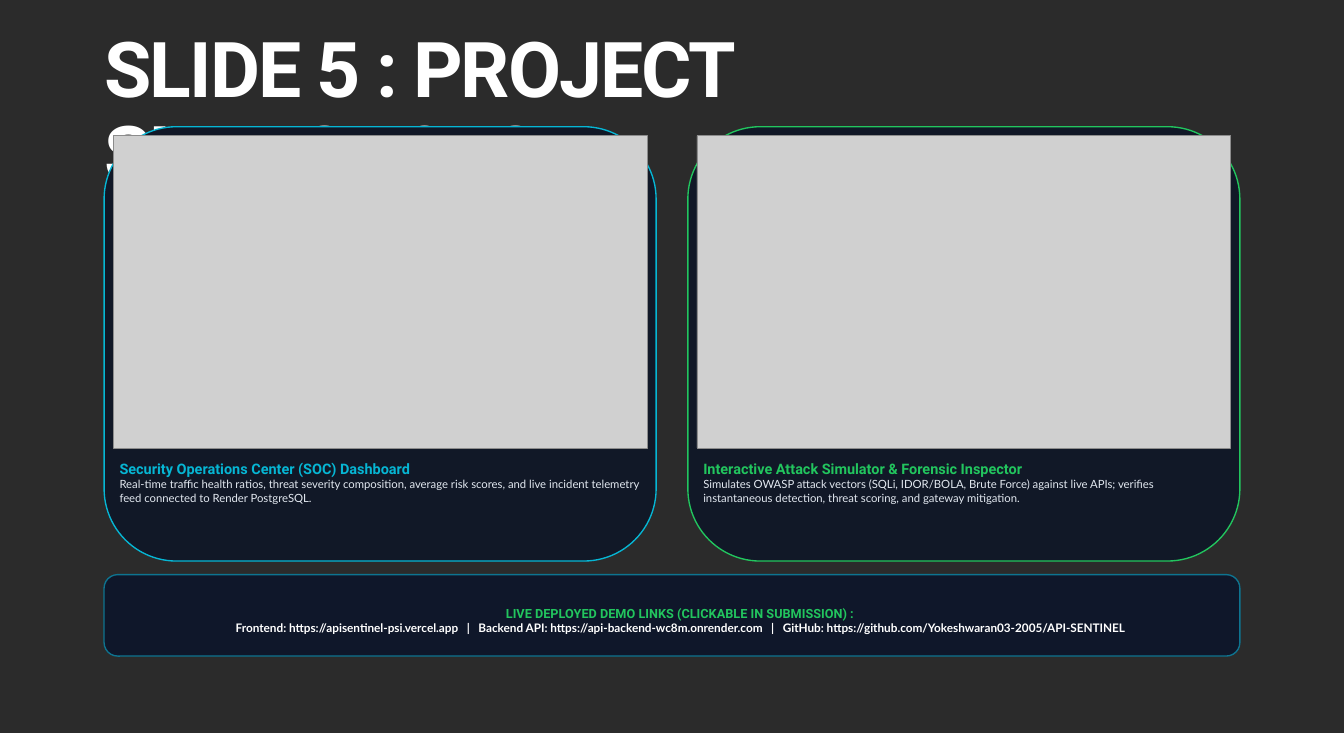
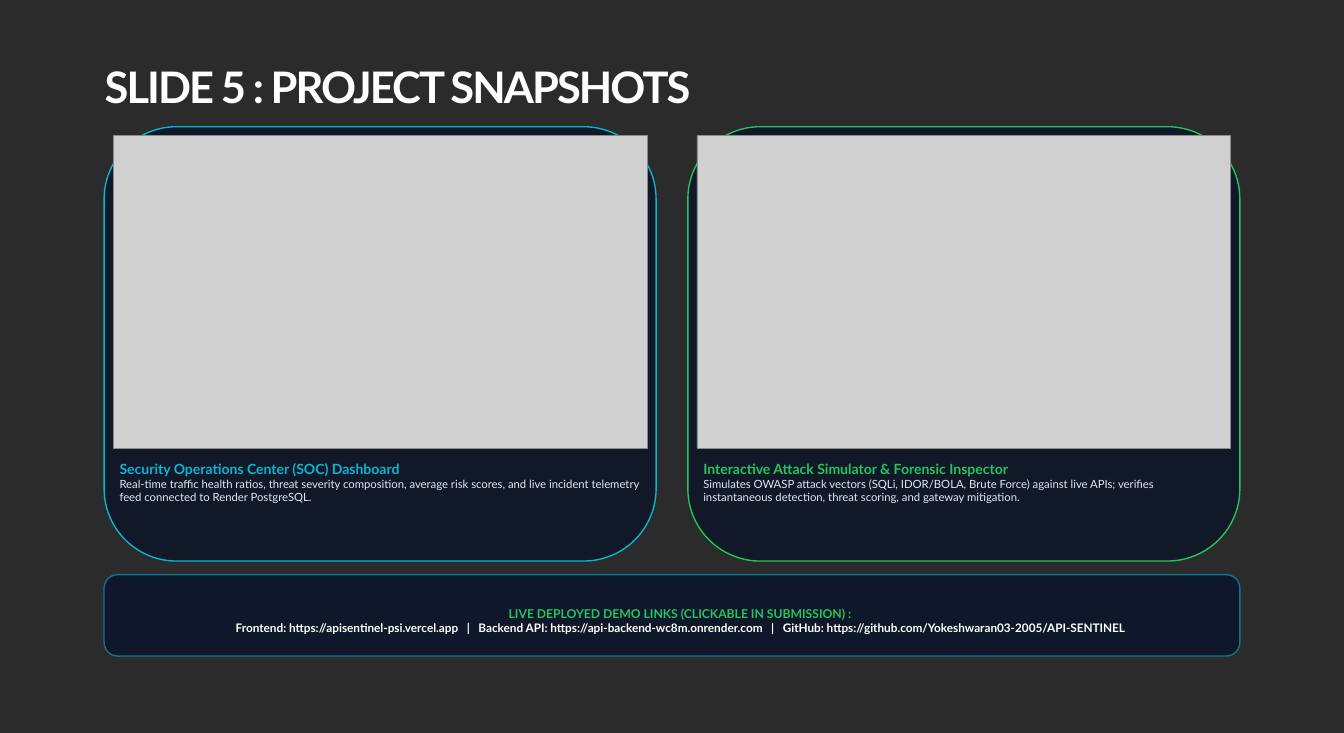
Before and after one commit to Yokeshwaran03-2005/API-SENTINEL, a slide deck: slide 6 of Team_Phoenix_INIT26_Presentation.pptx. Drawn at 1344x733 pixels with LibreOffice and Linux fonts; fonts in the diff are those of the drawing; grey boxes stand for pictures; background and template pictures are left out; a plain dark background stands for a picture behind light text. Boxes give left, top, right and bottom in pixels: in the first picture for what was removed or moved away, otherwise in the second. Text is boxed around its words. In the diff, an @@ line names an element or a change of style, - is before the commit and + after.

Commit message:
fix(presentation): replace missing Antonio font with universal Segoe UI to fix text squishing in PowerPoint

```diff
--- a/Team_Phoenix_INIT26_Presentation.pptx
+++ b/Team_Phoenix_INIT26_Presentation.pptx
@@ text "SLIDE 5 : PROJECT SNAPSHOTS" at [105,71,690,104]: size 85 to 48 pt, font Roboto to Lato @@
@@ text at [120,463,400,477]: size 16 to 15.5 pt, font Roboto to Lato in "Security Operations Center (SOC) Dashboard" @@
@@ text at [703,463,1008,477]: size 16 to 15.5 pt, font Roboto to Lato in "Interactive Attack Simulator & Forensic Inspector" @@
@@ text in rounded rectangle at [509,608,845,620]: size 14 to 13.5 pt, font Roboto to Lato in "LIVE DEPLOYED DEMO LINKS (CLICKABLE IN SUBMISSION) ..." @@
```
Also in this commit, not shown: 7 other slides changed, 2 other files.
